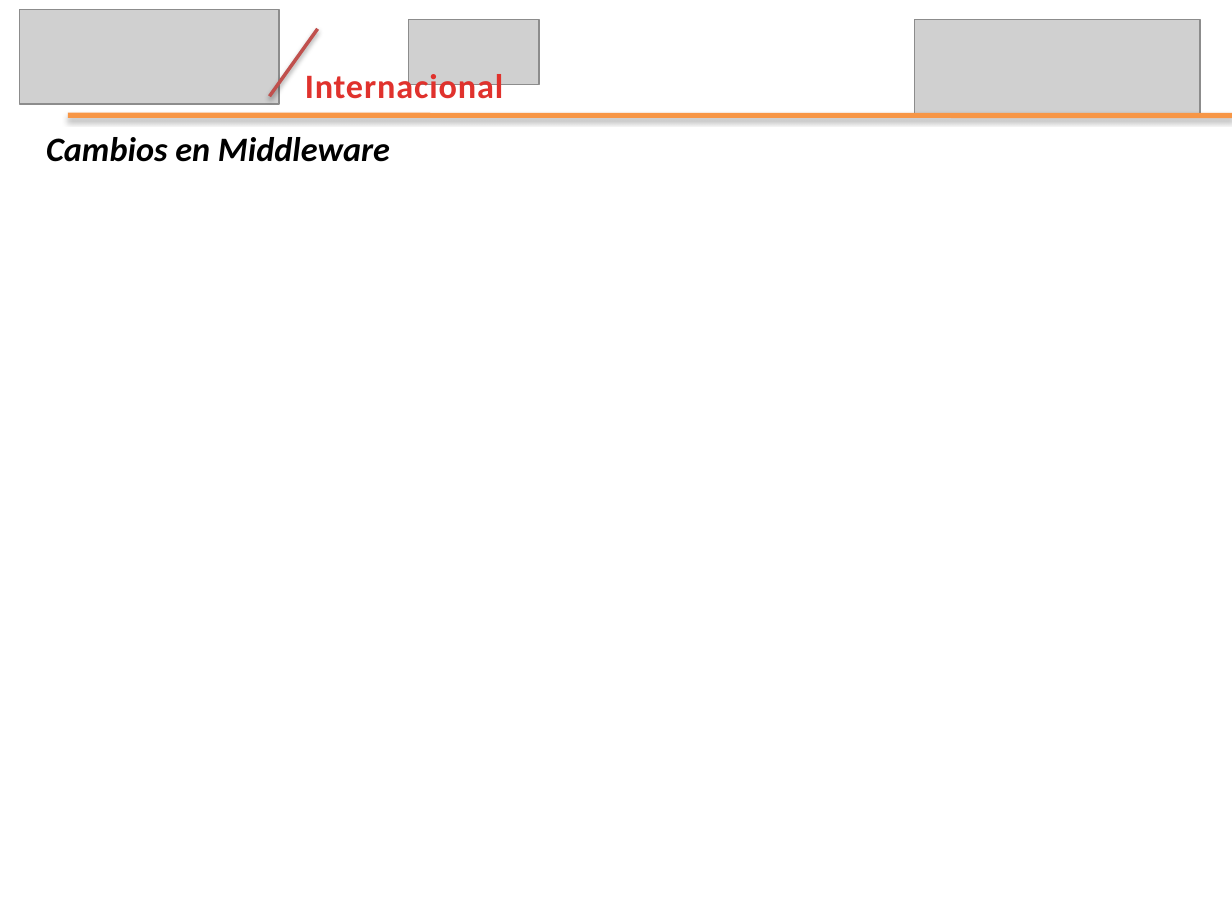
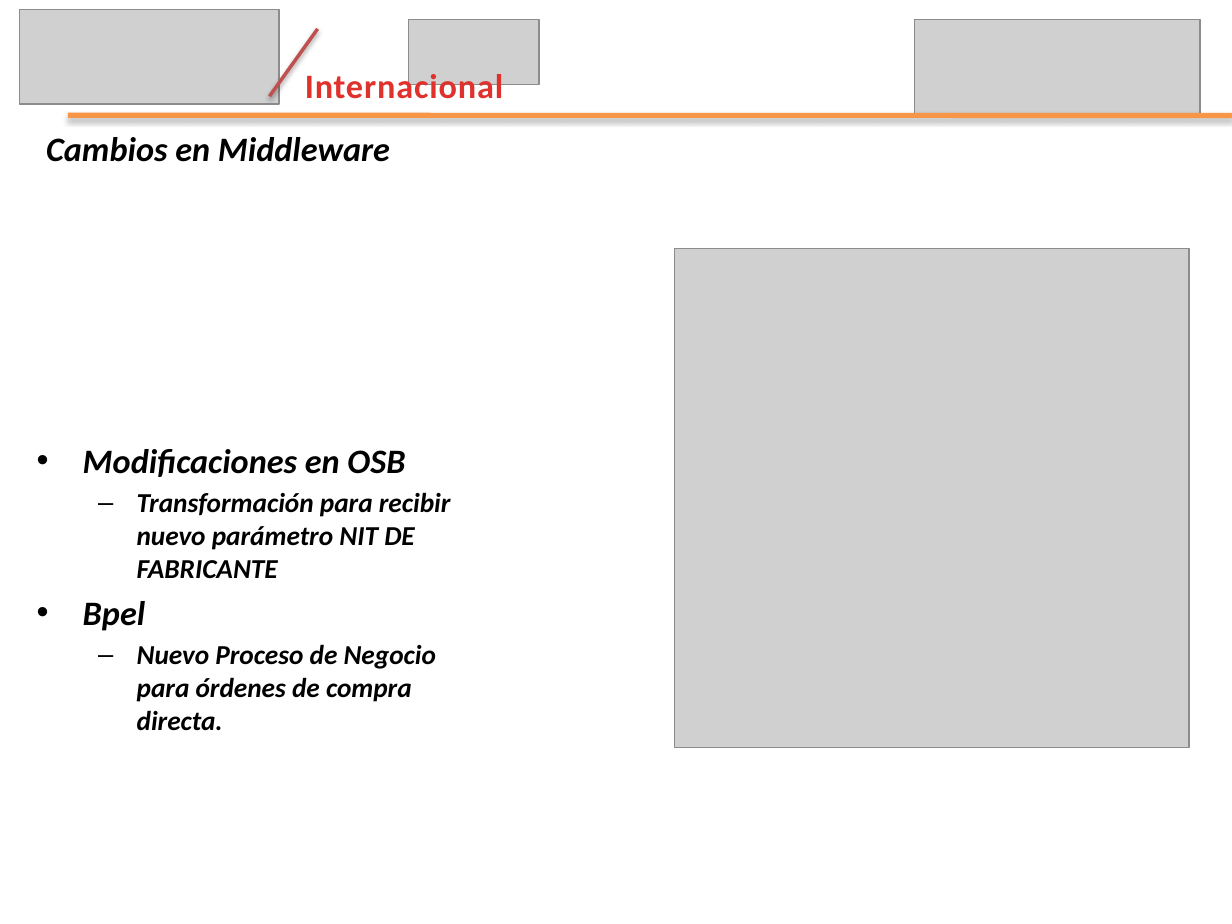
Before and after one commit to leseroth/ingenium-managment, a slide deck: slide 17 of CSOF5303 Proyecto 3/Ciclo1/0926PresentacionCiclo1.pptx. Drawn at 1232x924 pixels with LibreOffice and Linux fonts; fonts in the diff are those of the drawing; grey boxes stand for pictures. Boxes give left, top, right and bottom in pixels: in the first picture for what was removed or moved away, otherwise in the second. Text is boxed around its words. In the diff, an @@ line names an element or a change of style, - is before the commit and + after.

```diff
--- a/CSOF5303 Proyecto 3/Ciclo1/0926PresentacionCiclo1.pptx
+++ b/CSOF5303 Proyecto 3/Ciclo1/0926PresentacionCiclo1.pptx
@@ picture added at bbox=[674, 249, 1189, 748] @@
@@ text added at bbox=[83, 449, 451, 731], 16 pt, text #000000, bold, italic @@
+• Modificaciones en OSB
+  – Transformación para recibir nuevo parámetro NIT DE FABRICANTE
+• Bpel
+  – Nuevo Proceso de Negocio para órdenes de compra directa.
```
